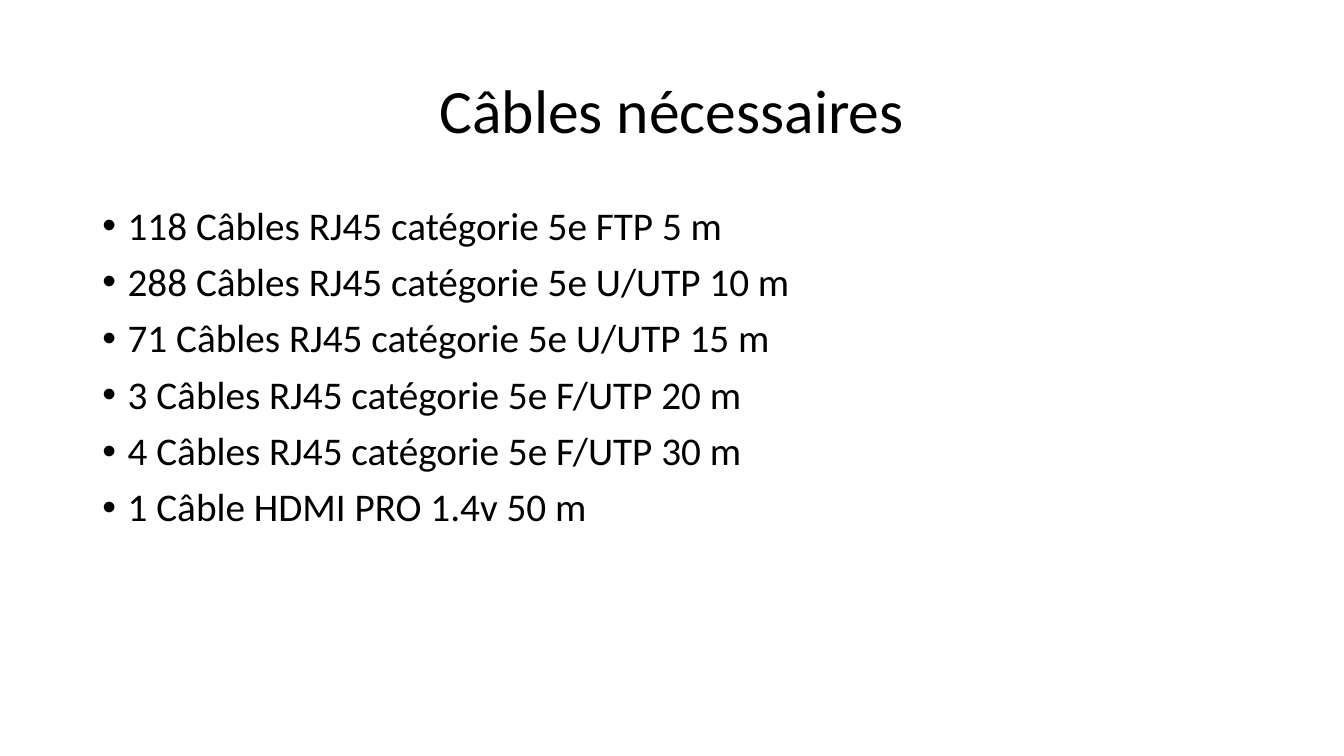
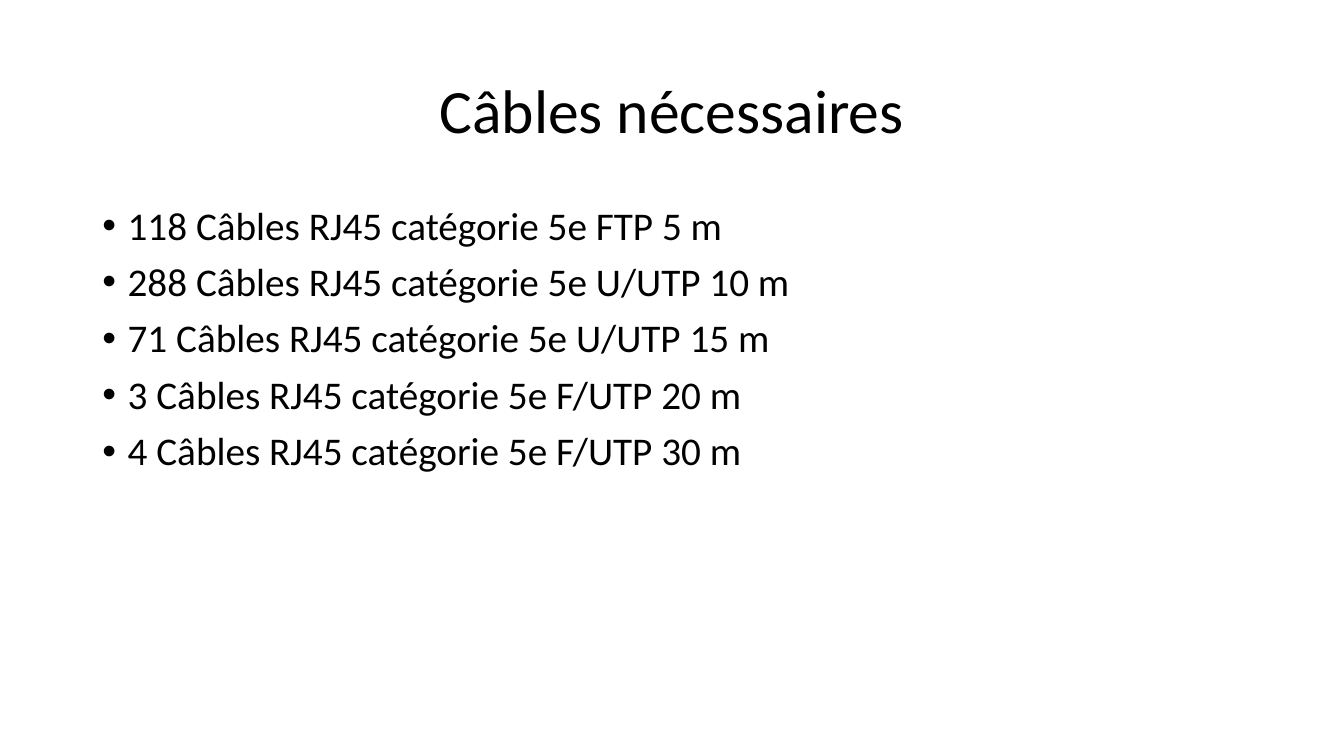
Before and after one commit to Exia-Jellyfish/UE-2-Ces-Esport-GRP1, a slide deck: slide 4 of Projet_Réseau/Projet 2.pptx. Drawn at 1344x756 pixels with LibreOffice and Linux fonts; fonts in the diff are those of the drawing. Boxes give left, top, right and bottom in pixels: in the first picture for what was removed or moved away, otherwise in the second. Text is boxed around its words. In the diff, an @@ line names an element or a change of style, - is before the commit and + after.

```diff
--- a/Projet_Réseau/Projet 2.pptx
+++ b/Projet_Réseau/Projet 2.pptx
@@ text at bbox=[128, 493, 586, 522]: paragraph removed @@
-• 1 Câble HDMI PRO 1.4v 50 m
```
Also in this commit, not shown: 2 other slides changed, 1 other file.
